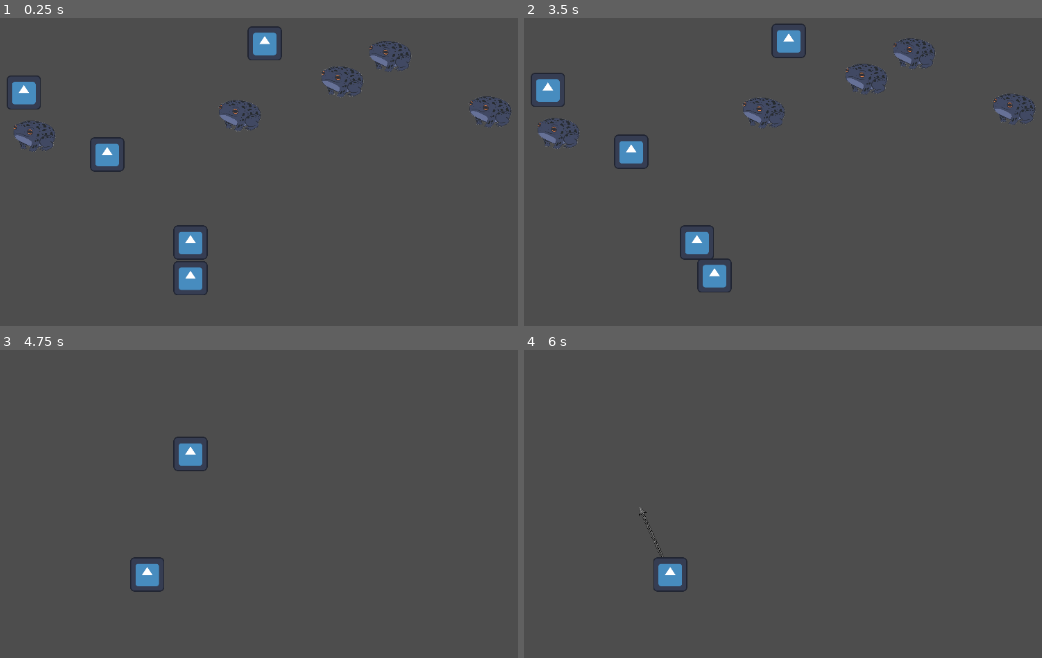
Above: before the commit, frames 1-4 (two rows, left to right).
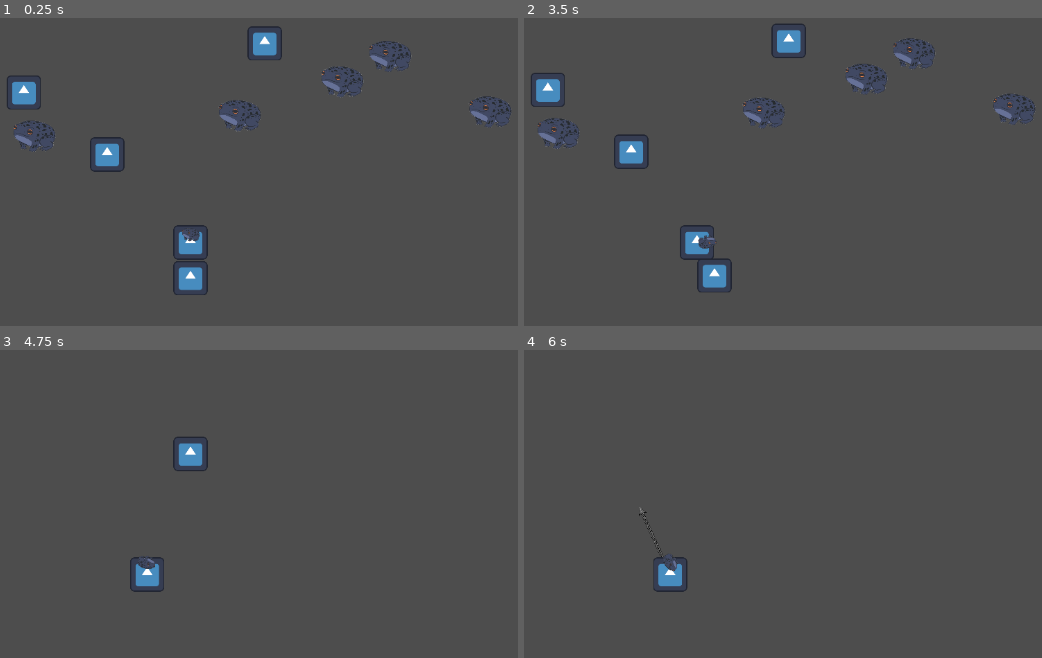
Above: after the commit, the same moments.

Repository: ygda-org/frog-jam
Game: Godot game, scene res://scenes/main.tscn
Two runs of this game, one before a commit and one after it. Both use one fixed random seed, a clock stepped at 60 frames per second and the inputs below. The engine's default icon, where the game draws it, is replaced by a stand-in: a white triangle on a blue panel in a dark square.
Inputs (mouse positions are in pixels of both pictures, inside the frame that each line leads up to):
- Up to frame 1 (0.25 s): no input
- Up to frame 2 (3.5 s): move the mouse to (891, 221) at 0.52 s; click (891, 221) at 0.67 s; tap Enter at 1.25, 2.75 s; move the mouse to (555, 264) at 1.27 s; click (555, 264) at 1.42 s; tap Space at 2 s; move the mouse to (793, 144) at 2.02 s; click (793, 144) at 2.17 s; move the mouse to (outside the picture) at 2.77 s; click (outside the picture) at 2.92 s
- Up to frame 3 (4.75 s): move the mouse to (429, 642) at 3.52 s; click (429, 642) at 3.67 s; move the mouse to (outside the picture) at 4.27 s; click (outside the picture) at 4.42 s
- Up to frame 4 (6 s): move the mouse to (751, 574) at 5.02 s; click (751, 574) at 5.17 s; tap Space at 5.75 s; move the mouse to (596, 460) at 5.77 s; click (596, 460) at 5.92 s

The runs differ from the first frame. In frame 1, less than 0.1% of the frame differs, in the area x 35-39%, y 68-73%; in frame 2, less than 0.1%, in the area x 33-38%, y 70-75%; in frame 3, less than 0.1%; in frame 4, less than 0.1%.

Commit message:
frog stomach
frog stomach

Diff:
--- a/scenes/main.tscn
+++ b/scenes/main.tscn
@@ -6,6 +6,10 @@
 [ext_resource type="Texture2D" uid="uid://bj67ayqtvecn5" path="res://icon.svg" id="2_sugp2"]
 [ext_resource type="PackedScene" uid="uid://c7qyjf71va1hr" path="res://scenes/frog_bubble.tscn" id="4_jyhfs"]
 [ext_resource type="Resource" uid="uid://bwfgmons2un3v" path="res://assets/resources/slowfall_frog.tres" id="5_tbgi4"]
+[ext_resource type="PackedScene" uid="uid://btd1ic7rl6olk" path="res://scenes/stomach.tscn" id="7_o6xl0"]
+
+[sub_resource type="ViewportTexture" id="ViewportTexture_o6xl0"]
+viewport_path = NodePath("subview")
 
 [sub_resource type="RectangleShape2D" id="RectangleShape2D_sugp2"]
 size = Vector2(128, 130)
@@ -15,6 +19,9 @@
 
 [node name="Player" parent="." instance=ExtResource("1_0wfyh")]
 powerup_time_length = 3
+
+[node name="stomach" type="Sprite2D" parent="Player"]
+texture = SubResource("ViewportTexture_o6xl0")
 
 [node name="Camera2D" type="Camera2D" parent="." node_paths=PackedStringArray("player")]
 zoom = Vector2(0.385, 0.385)
@@ -74,3 +81,12 @@
 [node name="FrogBubble" parent="." instance=ExtResource("4_jyhfs")]
 position = Vector2(183, -380)
 frog_data = ExtResource("5_tbgi4")
+
+[node name="subview" type="SubViewport" parent="."]
+transparent_bg = true
+size = Vector2i(256, 256)
+
+[node name="stomach" parent="subview" instance=ExtResource("7_o6xl0")]
+position = Vector2(459, -353)
+
+[node name="Camera2D" type="Camera2D" parent="subview/stomach"]
--- /dev/null
+++ b/scenes/stomach.gd
@@ -0,0 +1,19 @@
+extends Node2D
+
+var SIDES = 36
+var FROGS = []
+
+func _ready() -> void:
+	for child in get_children():
+		if child.is_class("RigidBody2D"):
+			FROGS.append(child)
+
+	var angle_inc = 360/SIDES
+	for r in range(1,SIDES):
+		var new_c = $static/c1.duplicate()
+		new_c.rotation = angle_inc*r
+		$static.add_child(new_c)
+
+func impulse(impulse):
+	for frog in FROGS:
+		frog.apply_impulse(impulse)
--- /dev/null
+++ b/scenes/stomach.tscn
@@ -0,0 +1,18 @@
+[gd_scene load_steps=4 format=3 uid="uid://btd1ic7rl6olk"]
+
+[ext_resource type="Script" uid="uid://b6vs7ktglxwy6" path="res://scenes/stomach.gd" id="1_i5qrw"]
+[ext_resource type="PackedScene" uid="uid://ba28j2umdf122" path="res://scenes/stored_frog.tscn" id="2_4a0xn"]
+
+[sub_resource type="SegmentShape2D" id="SegmentShape2D_4a0xn"]
+a = Vector2(-10, 64)
+b = Vector2(10, 64)
+
+[node name="Stomach" type="Node2D"]
+script = ExtResource("1_i5qrw")
+
+[node name="static" type="StaticBody2D" parent="."]
+
+[node name="c1" type="CollisionShape2D" parent="static"]
+shape = SubResource("SegmentShape2D_4a0xn")
+
+[node name="stored_frog" parent="." instance=ExtResource("2_4a0xn")]
--- /dev/null
+++ b/scenes/stored_frog.tscn
@@ -0,0 +1,20 @@
+[gd_scene load_steps=4 format=3 uid="uid://ba28j2umdf122"]
+
+[ext_resource type="Texture2D" uid="uid://caijq8nq0tq0h" path="res://assets/images/frog1.png" id="1_4kyb2"]
+
+[sub_resource type="PhysicsMaterial" id="PhysicsMaterial_aj5sa"]
+bounce = 0.5
+
+[sub_resource type="CircleShape2D" id="CircleShape2D_4a0xn"]
+radius = 26.0768
+
+[node name="stored frog" type="RigidBody2D"]
+physics_material_override = SubResource("PhysicsMaterial_aj5sa")
+
+[node name="Sprite2D" type="Sprite2D" parent="."]
+position = Vector2(-3.05176e-05, -1.52588e-05)
+scale = Vector2(0.15, 0.15)
+texture = ExtResource("1_4kyb2")
+
+[node name="CollisionShape2D" type="CollisionShape2D" parent="."]
+shape = SubResource("CircleShape2D_4a0xn")
--- a/scripts/player.gd
+++ b/scripts/player.gd
@@ -6,6 +6,7 @@
 var MAX_SPEED: int = 2000
 var FRICTION_AIR: float = 0.95
 var CHAIN_PULL: int = 105
+var STOMACH = null
 
 @export var powerup_time_length: int = 10
 
@@ -16,6 +17,9 @@
 
 func _ready() -> void:
 	self.powerup_timer.wait_time = self.powerup_time_length
+	for child in get_parent().get_children():
+		if child.name == "subview":
+			STOMACH = child.get_child(0)
 
 func _input(event: InputEvent) -> void:
 	if event is InputEventMouseButton:
@@ -37,6 +41,7 @@
 	set_velocity(velocity)
 	set_up_direction(Vector2.UP)
 	move_and_slide()
+	STOMACH.impulse(-velocity*0.2)
 
 	velocity.y = clamp(velocity.y, -MAX_SPEED, MAX_SPEED)
 	velocity.x = clamp(velocity.x, -MAX_SPEED, MAX_SPEED)
Not shown: 1 places in scenes/main.tscn that only renumber resources
Not shown, added: scenes/stomach.gd.uid
